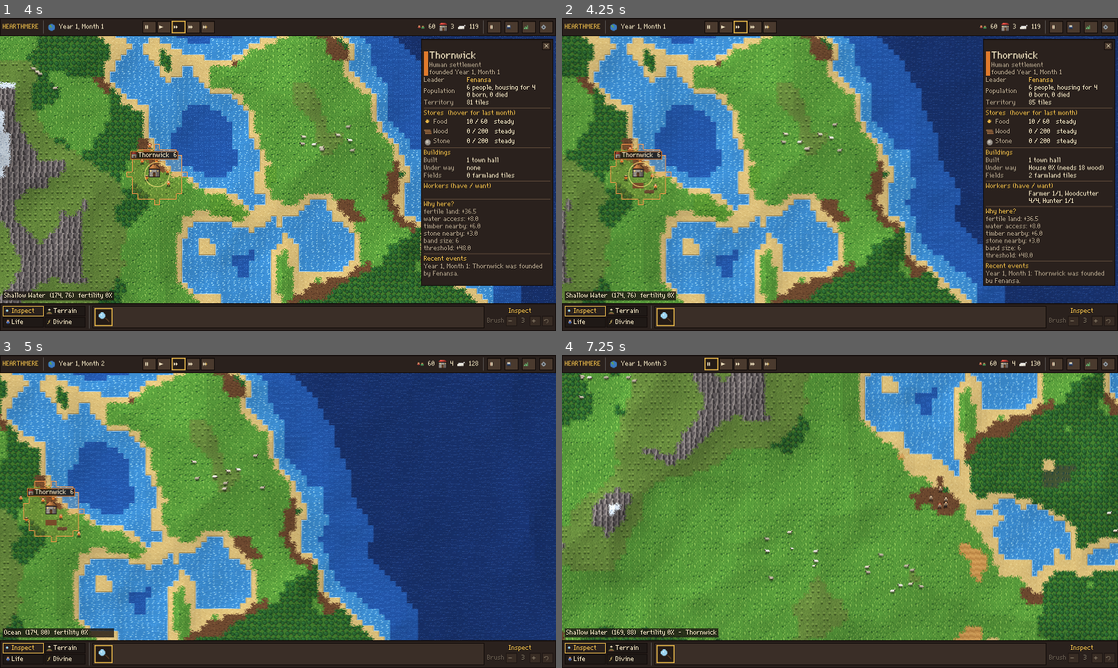
Above: before the commit, frames 1-4 (two rows, left to right).
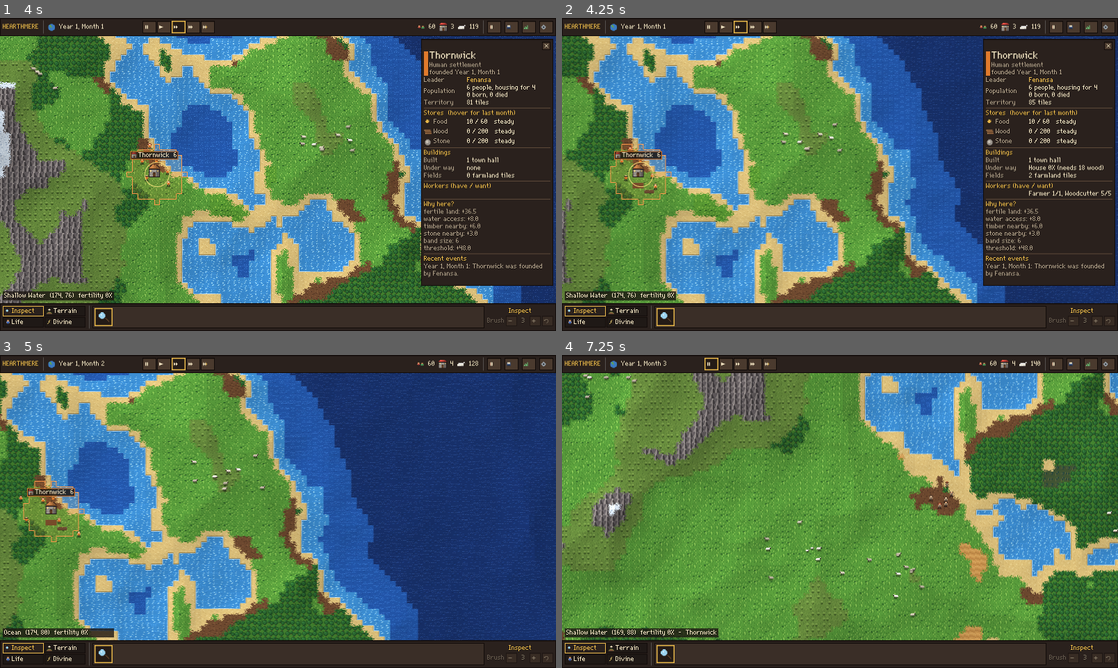
Above: after the commit, the same moments.

Repository: nearlyindifferent/Worldbox
Game: Godot game, scene res://scenes/main.tscn
The game is run twice, just before and just after one commit, with the same random seed, the same clock (stepped at 60 frames per second) and the same inputs.
Inputs (mouse positions are in pixels of both pictures, inside the frame that each line leads up to):
- Up to frame 1 (4 s): click "Thornwick 6" at 0.5 s; tap Enter at 1.25 s; move the mouse to (400, 158) at 1.27 s; hold D 1.28-2 s; tap Z at 1.35 s; click (400, 158) at 1.42 s; tap Space at 1.52 s; drag from (166, 190) to (250, 237) at 2.02 s; click "Thornwick 6" at 2.75 s; move the mouse to (333, 105) at 3.52 s; hold D from 3.53 s (still down); tap 2 at 3.6 s
- Up to frame 2 (4.25 s): keep holding D
- Up to frame 3 (5 s): release D at 4.25 s; drag from (250, 574) to (111, 464) at 4.27 s
- Up to frame 4 (7.25 s): move the mouse to (1006, 558) at 5.02 s; hold A 5.03-5.75 s; tap 4 at 5.1 s; tap Space at 5.27 s; drag from (673, 464) to (756, 433) at 5.77 s; move the mouse to (867, 511) at 6.52 s; hold S from 6.53 s (still down); tap Q at 6.6 s; click (867, 511) at 6.67 s

Frame 1 is identical in both runs. In frame 2, 1.4% of the frame differs, in the area x 76-99%, y 55-85%; in frame 3, less than 0.1%; in frame 4, 0.4%.

Commit message:
Remove tick spikes and curb over-hunting
Pathfinding is now budgeted by route distance as well as request count
(deterministic), deceased-record eviction is O(1) FIFO, the unit store
compacts after die-offs at year boundaries, and autosave compresses and
writes on a worker thread. Hunting only happens when a town's food stock is
under three months of need and only from herds of five or more, since
permanent hunters drove woolbacks extinct in long runs.

Co-Authored-By: Claude Opus 5.5 <noreply@anthropic.com>
Claude-Session: https://claude.ai/code/session_01XE5R78pzm2itwZE2NTeysj

Diff:
--- a/src/core/sim_const.gd
+++ b/src/core/sim_const.gd
@@ -20,6 +20,9 @@
 const CITY_PLAN_INTERVAL := 30
 ## Max A* path requests served per tick. Excess requests wait a tick.
 const PATH_BUDGET_PER_TICK := 48
+## Total octile tile-distance of A* requests served per tick (see Pathfinder.work_left).
+## The first request of a tick is always served so long routes cannot starve.
+const PATH_WORK_BUDGET_PER_TICK := 900
 
 const HUNGER_EAT_THRESHOLD := 50.0
 const HUNGER_URGENT := 75.0
--- a/src/game/game.gd
+++ b/src/game/game.gd
@@ -106,6 +106,19 @@
 	selection_changed.emit()
 
 
+var _autosave_task: int = -1
+
+
+## Autosave snapshots state on the main thread, then compresses, hashes and writes
+## on a worker so the frame does not hitch. One autosave at a time.
+func _start_autosave() -> void:
+	var prepared := saves.prepare(sim, saves.next_autosave_slot(), MapImage.render(sim, 128), {"autosave": true})
+	if not prepared["ok"]:
+		return
+	var mgr := saves
+	_autosave_task = WorkerThreadPool.add_task(func() -> void: mgr.write_prepared(prepared), false, "autosave")
+
+
 func save_world(slot: String) -> bool:
 	var meta := {"camera": [camera.position.x, camera.position.y, camera.zoom.x]}
 	var r := saves.save_slot(sim, slot, MapImage.render(sim, 192), meta)
@@ -172,9 +185,12 @@
 				_acc = minf(_acc, 1.0)
 				break
 	sim_ms_last_frame = (Time.get_ticks_usec() - t0) / 1000.0
-	if ticks_last_frame > 0 and sim.year() >= _last_autosave_year + AUTOSAVE_YEARS:
+	if ticks_last_frame > 0 and sim.year() >= _last_autosave_year + AUTOSAVE_YEARS and _autosave_task < 0:
 		_last_autosave_year = sim.year()
-		saves.save_slot(sim, saves.next_autosave_slot(), MapImage.render(sim, 192), {"autosave": true})
+		_start_autosave()
+	if _autosave_task >= 0 and WorkerThreadPool.is_task_completed(_autosave_task):
+		WorkerThreadPool.wait_for_task_completion(_autosave_task)
+		_autosave_task = -1
 	var alpha := clampf(_acc, 0.0, 1.0) if tps > 0.0 else 1.0
 	units_view.alpha = alpha
 	fx.unit_alpha = alpha
--- a/src/sim/civ/civ_system.gd
+++ b/src/sim/civ/civ_system.gd
@@ -317,7 +317,8 @@
 	want["woodcutter"] = maxi(1, ceili(adults * 0.25)) if wood < wood_need + 12.0 else (1 if adults >= 4 else 0)
 	want["builder"] = mini(sites_ready * 2, maxi(1, ceili(adults * 0.25)))
 	want["miner"] = maxi(1, ceili(adults * 0.1)) if stone < stone_need else (1 if adults >= 8 and stone < 40.0 else 0)
-	want["hunter"] = 1 if adults >= 6 else 0
+	# Hunting is a hardship measure: only when stores cover < 3 months of need.
+	want["hunter"] = 1 if adults >= 6 and months_of_food < 3.0 else 0
 	var left := adults
 	for jid in ["farmer", "gatherer", "woodcutter", "builder", "miner", "hunter"]:
 		var n := mini(int(want[jid]), left)
--- a/src/sim/persistence/save_manager.gd
+++ b/src/sim/persistence/save_manager.gd
@@ -42,14 +42,37 @@
 
 
 func save_slot(sim: Simulation, slot: String, thumbnail: Image = null, extra_meta: Dictionary = {}) -> Dictionary:
+	var prepared := prepare(sim, slot, thumbnail, extra_meta)
+	if not prepared["ok"]:
+		return prepared
+	return write_prepared(prepared)
+
+
+## Main-thread half of a save: snapshot the simulation into bytes + metadata.
+## Everything after this (compression, hashing, disk I/O) is thread-safe.
+func prepare(sim: Simulation, slot: String, thumbnail: Image = null, extra_meta: Dictionary = {}) -> Dictionary:
 	if not valid_slot_name(slot):
 		return {"ok": false, "msg": "Invalid slot name"}
-	var t0 := Time.get_ticks_msec()
+	# A half-drawn brush stroke is closed so the saved undo history equals the live one.
+	sim.editor.end_stroke()
+	var humans := sim.count_species(sim.human_species)
+	var meta := {
+		"slot": slot, "saved_unix": Time.get_unix_time_from_system(), "saved_at": Time.get_datetime_string_from_system(),
+		"container_version": CONTAINER_VERSION, "schema": Simulation.SAVE_SCHEMA, "seed": sim.seed_value,
+		"shape": sim.shape, "width": sim.world.width, "height": sim.world.height, "tick": sim.tick,
+		"date": sim.date_string(), "population": humans, "animals": sim.units.count - humans,
+		"cities": sim.cities.size(), "engine": Engine.get_version_info()["string"],
+	}
+	meta.merge(extra_meta, true)
+	return {"ok": true, "slot": slot, "raw": var_to_bytes(sim.to_dict()), "meta": meta, "thumb": thumbnail, "t0": Time.get_ticks_msec()}
+
+
+## Worker-safe half of a save: compress, checksum, write atomically, write meta/thumb.
+func write_prepared(p: Dictionary) -> Dictionary:
+	var slot: String = p["slot"]
+	var raw: PackedByteArray = p["raw"]
 	var dir := slot_dir(slot)
 	DirAccess.make_dir_recursive_absolute(dir)
-	# A half-drawn brush stroke is closed so the saved undo history equals the live one.
-	sim.editor.end_stroke()
-	var raw := var_to_bytes(sim.to_dict())
 	var packed := raw.compress(FileAccess.COMPRESSION_ZSTD)
 	var digest := _sha256(packed)
 	var tmp := dir.path_join("world.sav.tmp")
@@ -80,15 +103,8 @@
 		return {"ok": false, "msg": "Rename failed: %s" % error_string(err)}
 	if FileAccess.file_exists(bak):
 		DirAccess.remove_absolute(bak)
-	var humans := sim.count_species(sim.human_species)
-	var meta := {
-		"slot": slot, "saved_unix": Time.get_unix_time_from_system(), "saved_at": Time.get_datetime_string_from_system(),
-		"container_version": CONTAINER_VERSION, "schema": Simulation.SAVE_SCHEMA, "seed": sim.seed_value,
-		"shape": sim.shape, "width": sim.world.width, "height": sim.world.height, "tick": sim.tick,
-		"date": sim.date_string(), "population": humans, "animals": sim.units.count - humans,
-		"cities": sim.cities.size(), "bytes": packed.size() + HEADER_BYTES, "engine": Engine.get_version_info()["string"],
-	}
-	meta.merge(extra_meta, true)
+	var meta: Dictionary = p["meta"]
+	meta["bytes"] = packed.size() + HEADER_BYTES
 	var meta_tmp := dir.path_join("meta.json.tmp")
 	var mf := FileAccess.open(meta_tmp, FileAccess.WRITE)
 	if mf:
@@ -97,9 +113,10 @@
 		if FileAccess.file_exists(dir.path_join("meta.json")):
 			DirAccess.remove_absolute(dir.path_join("meta.json"))
 		DirAccess.rename_absolute(meta_tmp, dir.path_join("meta.json"))
-	if thumbnail != null:
-		thumbnail.save_png(dir.path_join("thumb.png"))
-	return {"ok": true, "msg": "Saved to %s" % slot, "bytes": meta["bytes"], "ms": Time.get_ticks_msec() - t0}
+	var thumb: Image = p.get("thumb", null)
+	if thumb != null:
+		thumb.save_png(dir.path_join("thumb.png"))
+	return {"ok": true, "msg": "Saved to %s" % slot, "bytes": meta["bytes"], "ms": Time.get_ticks_msec() - int(p["t0"])}
 
 
 func load_slot(slot: String) -> Dictionary:
--- a/src/sim/simulation.gd
+++ b/src/sim/simulation.gd
@@ -27,6 +27,9 @@
 var total_births: int = 0
 var total_deaths: int = 0
 var deceased: Dictionary = {}   ## id -> summary, bounded (genealogy of the dead)
+## Insertion-ordered ids of `deceased` for O(1) eviction (derived: rebuilt on load).
+var _deceased_order := PackedInt64Array()
+var _deceased_head: int = 0
 const DECEASED_CAP := 20000
 var command_log: Array[Dictionary] = []
 const COMMAND_LOG_CAP := 2000
@@ -154,6 +157,9 @@
 	civ.update()
 	_time("civ", t)
 
+	if tick % SimConst.TICKS_PER_YEAR == 0 and units.should_compact():
+		units.compact()
+		spatial.rebuild(units)
 	if tick % SimConst.TICKS_PER_MONTH == 0:
 		t = Time.get_ticks_usec()
 		animal_ai.monthly_reproduction()
@@ -292,10 +298,15 @@
 	if units.species[s] == human_species:
 		deceased[uid] = {"name": units.name[s], "species": units.species[s], "born": units.birth_tick[s], "died": tick,
 			"cause": cause, "mother": units.mother[s], "father": units.father[s], "city": c, "sex": units.sex[s]}
+		_deceased_order.append(uid)
 		if deceased.size() > DECEASED_CAP:
-			var evicted: int = deceased.keys()[0]
+			var evicted: int = _deceased_order[_deceased_head]
+			_deceased_head += 1
 			deceased.erase(evicted)
 			units.children.erase(evicted)
+			if _deceased_head > 4096:
+				_deceased_order = _deceased_order.slice(_deceased_head)
+				_deceased_head = 0
 	month_deaths += 1
 	total_deaths += 1
 	var key := "%s: %s" % [(Defs.species[units.species[s]] as Defs.SpeciesDef).id, cause]
@@ -415,6 +426,7 @@
 	sim.total_births = int(d["total_births"])
 	sim.total_deaths = int(d["total_deaths"])
 	sim.deceased = d["deceased"]
+	sim._deceased_order = PackedInt64Array(sim.deceased.keys())
 	sim.pop_milestone = int(d["pop_milestone"])
 	sim._init_systems()
 	sim.civ.from_dict(d["civ_state"])
--- a/src/sim/units/human_ai.gd
+++ b/src/sim/units/human_ai.gd
@@ -18,6 +18,7 @@
 const TOP_UP_HUNGER := 25.0
 const FARM_CARRY_LIMIT := 10.0
 const FARM_HOP_RADIUS := 6.0
+const MIN_HERD_TO_HUNT := 5
 
 var sim: Simulation
 var _def: Defs.SpeciesDef
@@ -220,8 +221,8 @@
 		if d < best_d:
 			best_d = d
 			best = p
-	# Only hunt herds of 3+ so a hunter cannot wipe out the last local breeders.
-	if best < 0 or prey.size() < 3:
+	# Only hunt herds of MIN_HERD_TO_HUNT+ so hunters cannot wipe out the last local breeders.
+	if best < 0 or prey.size() < MIN_HERD_TO_HUNT:
 		return false
 	var ok := _go(s, int(u.y[best]) * sim.world.width + int(u.x[best]), UnitStore.Task.HUNT)
 	u.task_target[s] = best
--- a/src/sim/units/pathfinder.gd
+++ b/src/sim/units/pathfinder.gd
@@ -11,6 +11,9 @@
 var requests_total: int = 0
 var refused_total: int = 0
 var unreachable_skipped: int = 0
+## Deterministic work budget: each request costs its octile distance, so a tick can
+## serve many short routes or a few long ones, never dozens of island-crossing searches.
+var work_left: int = 0
 
 ## Connected land components ("landmasses"). Queries between different components are
 ## answered instantly instead of exhausting A* over a whole island. Labels are rebuilt
@@ -103,6 +106,7 @@
 
 func begin_tick(tick: int = 0) -> void:
 	budget_left = SimConst.PATH_BUDGET_PER_TICK
+	work_left = SimConst.PATH_WORK_BUDGET_PER_TICK
 	_now_tick = tick
 
 
@@ -122,6 +126,11 @@
 	if ca >= 0 and cb >= 0 and ca != cb:
 		unreachable_skipped += 1
 		return PackedInt32Array()
+	var cost := maxi(absi(a.x - b.x), absi(a.y - b.y)) + mini(absi(a.x - b.x), absi(a.y - b.y)) / 2
+	if cost > work_left and work_left < SimConst.PATH_WORK_BUDGET_PER_TICK:
+		refused_total += 1
+		return null
+	work_left -= cost
 	budget_left -= 1
 	requests_total += 1
 	# Starting on a solid tile (e.g. just flooded) is allowed; A* treats start specially.
--- a/src/sim/units/unit_store.gd
+++ b/src/sim/units/unit_store.gd
@@ -199,3 +199,58 @@
 	for s in capacity:
 		if alive[s] == 1:
 			slot_of[id[s]] = s
+
+
+## Compaction keeps per-tick loops proportional to the living population after a
+## die-off (capacity otherwise never shrinks). Deterministic: runs at year ticks.
+func should_compact() -> bool:
+	return capacity > 256 and count < capacity / 2
+
+
+func compact() -> void:
+	var remap := PackedInt32Array()
+	remap.resize(capacity)
+	remap.fill(-1)
+	var n := 0
+	for s in capacity:
+		if alive[s] == 1:
+			remap[s] = n
+			n += 1
+	var new_cap := maxi(64, nearest_po2(n + n / 4 + 1))
+	for f in _array_fields():
+		var old: Variant = get(f)
+		var arr: Variant = old.duplicate()
+		arr.resize(new_cap)
+		for s in capacity:
+			var t := remap[s]
+			if t >= 0:
+				arr[t] = old[s]
+		for t in range(n, new_cap):
+			arr[t] = _blank(f)
+		set(f, arr)
+	# Slot-valued references: hunting targets (task_target holds a prey slot).
+	for t in n:
+		if task[t] == Task.HUNT:
+			var tgt := task_target[t]
+			task_target[t] = remap[tgt] if tgt >= 0 and tgt < capacity else -1
+	var new_path := {}
+	for s: int in path:
+		if remap[s] >= 0:
+			new_path[remap[s]] = path[s]
+	path = new_path
+	capacity = new_cap
+	_free = PackedInt32Array()
+	for s in range(new_cap - 1, n - 1, -1):
+		_free.append(s)
+	slot_of.clear()
+	for s in n:
+		slot_of[id[s]] = s
+
+
+static func _blank(field: String) -> Variant:
+	match field:
+		"name":
+			return ""
+		"x", "y", "prev_x", "prev_y", "health", "max_health", "hunger", "carry_amount":
+			return 0.0
+	return 0
--- a/tests/unit/test_civ.gd
+++ b/tests/unit/test_civ.gd
@@ -89,7 +89,8 @@
 		if sim.units.alive[u] == 1 and sim.units.species[u] == sim.sheep_species:
 			sim.kill_unit(u, "test")
 	c.storage["food"] = 0.0
-	run_ticks(sim, SimConst.TICKS_PER_YEAR * 2)
+	# Hunger rises ~29/year from full, so starvation needs several years of shortage.
+	run_ticks(sim, SimConst.TICKS_PER_YEAR * 5)
 	var starved := sim.count_deaths("starvation")
 	note("pop before %d, starved %d" % [pop0, starved])
 	assert_true(starved > 0, "people starve after sustained shortage")
--- a/tests/unit/test_units.gd
+++ b/tests/unit/test_units.gd
@@ -111,13 +111,25 @@
 
 
 func test_path_budget_is_enforced() -> void:
-	var sim := TestWorlds.flat(48)
+	var sim := TestWorlds.flat(64)
+	# Short routes are limited by request count.
 	sim.pathfinder.begin_tick()
 	var served := 0
 	for k in SimConst.PATH_BUDGET_PER_TICK + 10:
-		if sim.pathfinder.find_path(sim.world.idx(10, 10), sim.world.idx(30, 30)) != null:
+		if sim.pathfinder.find_path(sim.world.idx(10, 10), sim.world.idx(14, 12)) != null:
 			served += 1
-	assert_eq(served, SimConst.PATH_BUDGET_PER_TICK)
+	assert_eq(served, SimConst.PATH_BUDGET_PER_TICK, "count limit")
+	# Long routes are limited by distance work.
+	sim.pathfinder.begin_tick()
+	served = 0
+	for k in 100:
+		if sim.pathfinder.find_path(sim.world.idx(5, 5), sim.world.idx(55, 5)) != null:
+			served += 1
+	assert_eq(served, SimConst.PATH_WORK_BUDGET_PER_TICK / 50, "work limit")
+	# A single route longer than the whole budget is still served first.
+	sim.pathfinder.begin_tick()
+	sim.pathfinder.work_left = SimConst.PATH_WORK_BUDGET_PER_TICK
+	assert_true(sim.pathfinder.find_path(sim.world.idx(5, 5), sim.world.idx(58, 58)) != null, "first request always served")
 
 
 func test_ecosystem_herds_graze_breed_and_stay_bounded() -> void:
@@ -134,3 +146,40 @@
 	assert_true(sim.total_births > 5, "herd reproduced")
 	assert_between(sheep, 8, 400, "herd population bounded")
 	assert_no_violations(sim, "ecosystem")
+
+
+func test_unit_store_compacts_after_die_off_deterministically() -> void:
+	var sim := TestWorlds.flat(96)
+	for k in 600:
+		sim.spawn_unit(sim.sheep_species, 20.5 + (k % 40), 20.5 + (k / 40), 2.0)
+	var keep := {}
+	for s in sim.units.capacity:
+		if sim.units.alive[s] == 1:
+			if s % 10 == 0:
+				keep[sim.units.id[s]] = sim.units.name[s]
+			else:
+				sim.kill_unit(s, "test")
+	var cap_before := sim.units.capacity
+	var copy := sim.clone()
+	run_ticks(sim, SimConst.TICKS_PER_YEAR)
+	run_ticks(copy, SimConst.TICKS_PER_YEAR)
+	assert_true(sim.units.capacity < cap_before, "capacity shrank (%d -> %d)" % [cap_before, sim.units.capacity])
+	assert_eq(copy.state_hash(), sim.state_hash(), "compaction is deterministic across reload")
+	assert_no_violations(sim, "after compaction")
+
+
+func test_deceased_eviction_is_fifo_and_cheap() -> void:
+	var sim := TestWorlds.flat(64)
+	var first_ids: Array = []
+	var t0 := Time.get_ticks_msec()
+	for k in Simulation.DECEASED_CAP + 300:
+		var s := sim.spawn_unit(sim.human_species, 20.5, 20.5, 20.0)
+		if k < 5:
+			first_ids.append(sim.units.id[s])
+		sim.kill_unit(s, "test")
+	var ms := Time.get_ticks_msec() - t0
+	assert_eq(sim.deceased.size(), Simulation.DECEASED_CAP)
+	for id: int in first_ids:
+		assert_false(sim.deceased.has(id), "oldest records evicted first")
+	note("%d spawn+kill cycles with eviction in %d ms" % [Simulation.DECEASED_CAP + 300, ms])
+	assert_true(ms < 8000, "eviction is not quadratic")
